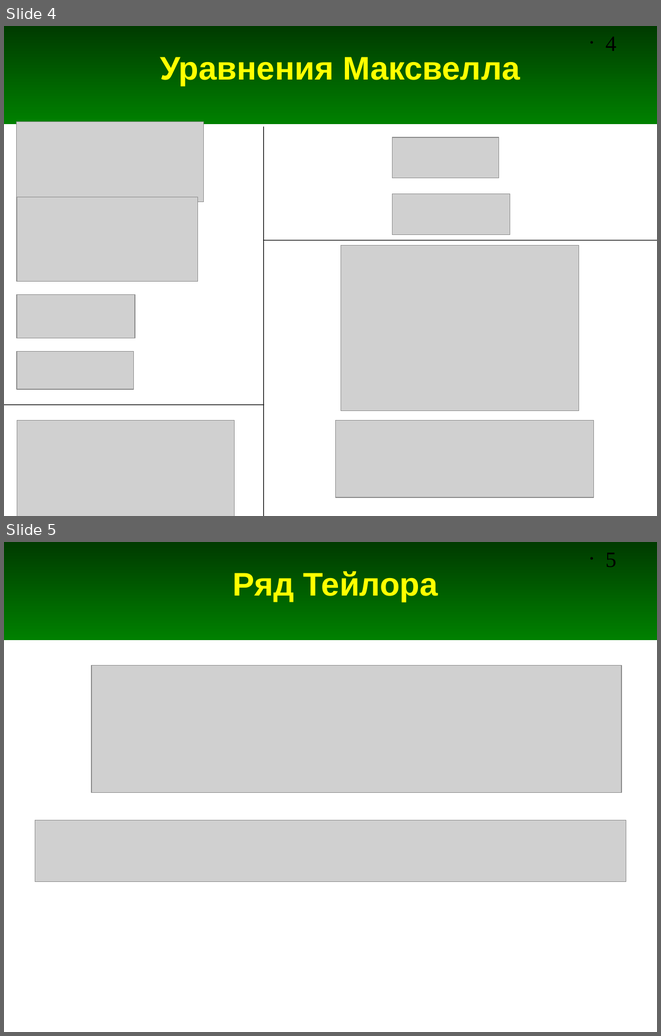
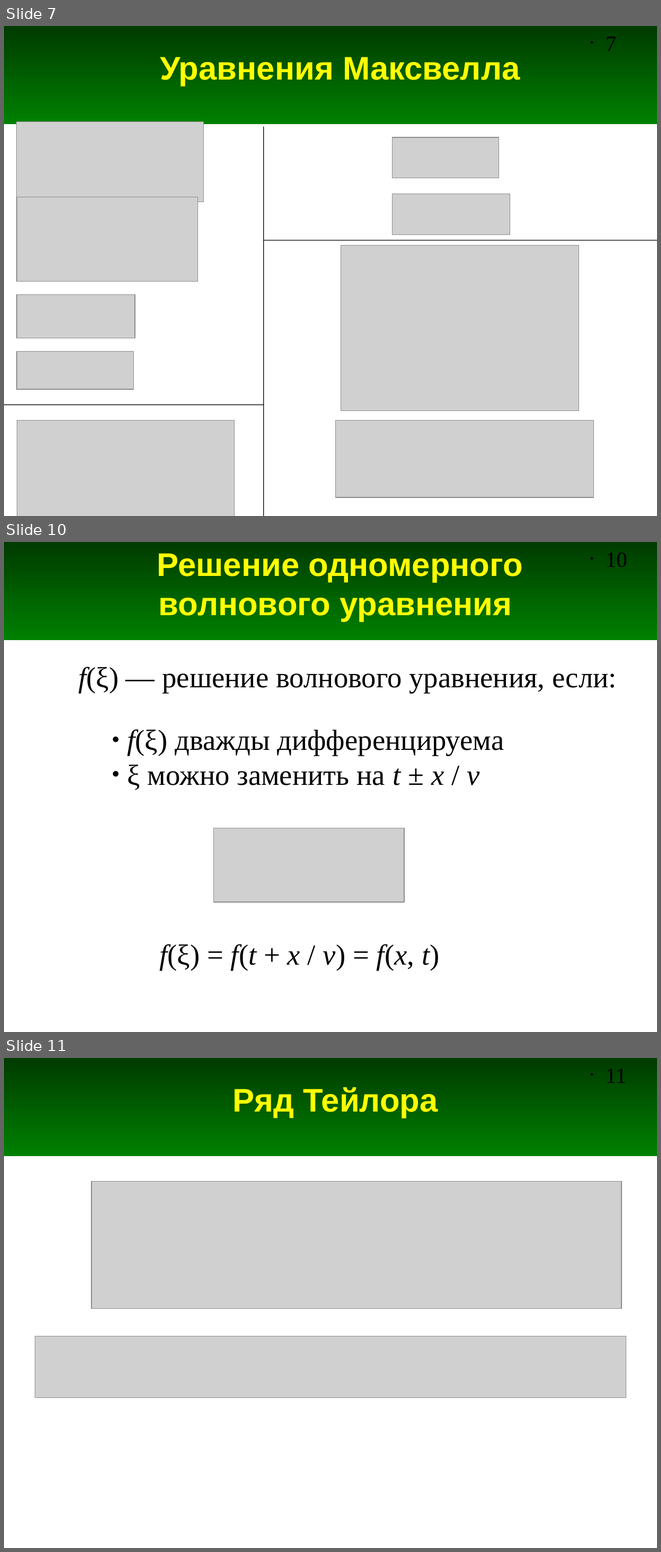
Before and after one commit to andris0147sv/modelling, a slide deck: FDTD.odp. Shown one above the other, each under a label of ours: slides 4 and 5 before the commit, slides 7, 10 and 11 after it; the slides between them are not shown. The pictures are 661x1036 and 661x1552 pixels, drawn with LibreOffice and Linux fonts; fonts in the diff are those of the drawing; grey boxes stand for pictures. Boxes give left, top, right and bottom in pixels: in the first picture for what was removed or moved away, otherwise in the second. Text is boxed around its words. In the diff, an @@ line names an element or a change of style, - is before the commit and + after.

```diff
--- a/FDTD.odp
+++ b/FDTD.odp
@@ slide 10 added at (4, 542, 657, 1032), background #FFFFFF; not listed: 2 template elements that a slide beside it also shows @@
@@ title added at (157, 553, 522, 622), 36 pt, text #FFFF00, bold @@
+Решение одномерного волнового уравнения
@@ text added at (78, 667, 617, 693), 32 pt, text #000000 @@
+f(ξ) — решение волнового уравнения, если:
@@ text added at (127, 729, 504, 790), 32 pt, text #000000 @@
+● f(ξ) дважды дифференцируема
+● ξ можно заменить на t ± x / v
@@ picture added at (213, 828, 404, 902) @@
@@ text added at (159, 944, 439, 970), 32 pt, text #000000 @@
+f(ξ) = f(t + x / v) = f(x, t)
@@ what was slide 4 is now slide 7 @@
@@ page number at (606, 37, 617, 51): text changed @@
-• 4
+• 7
@@ what was slide 5 is now slide 11 @@
@@ page number at (606, 1069, 627, 1083): text changed @@
-• 5
+• 11
```
Also in this commit, not shown: 2 slides changed, 6 other slides added, 1 slide removed.
